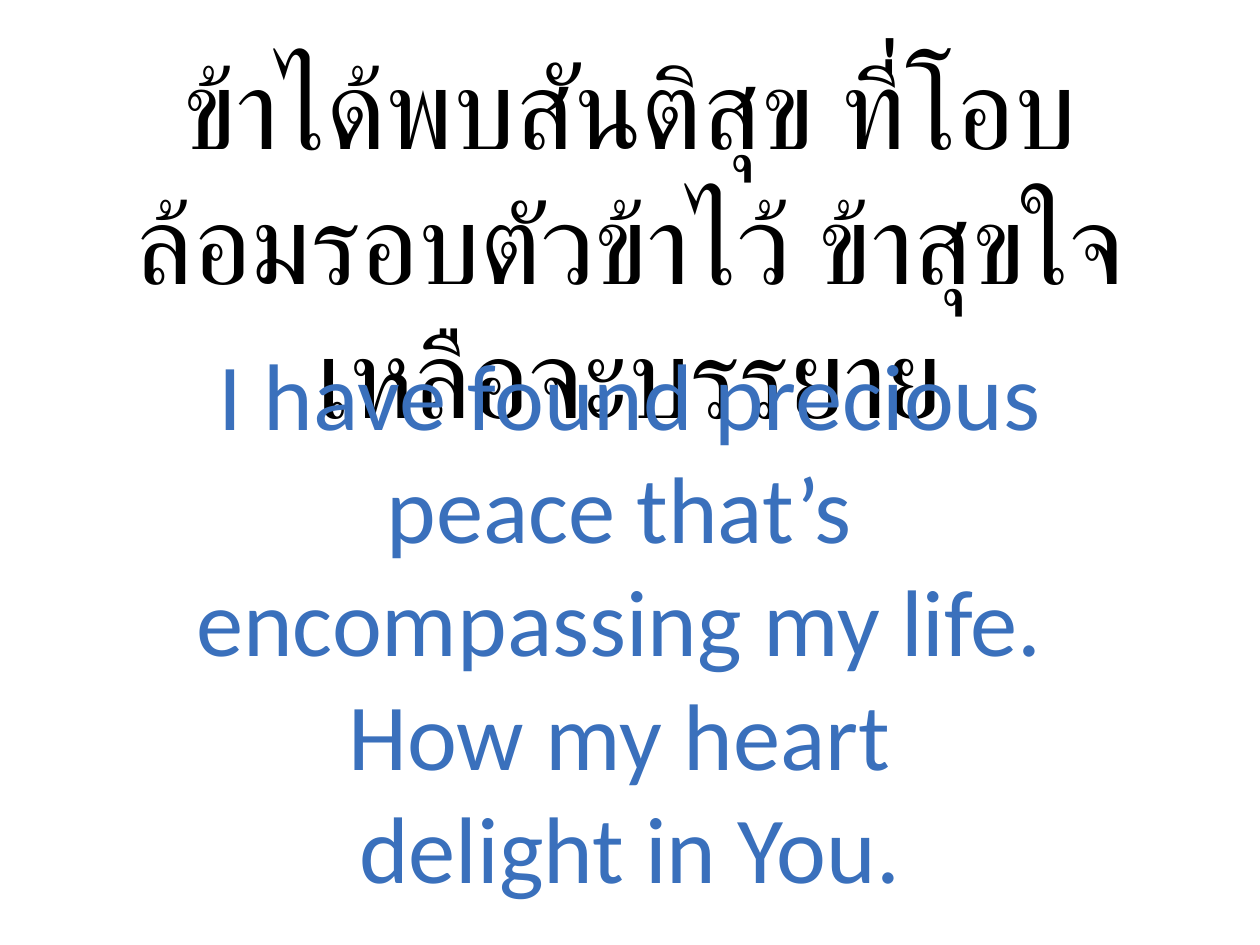
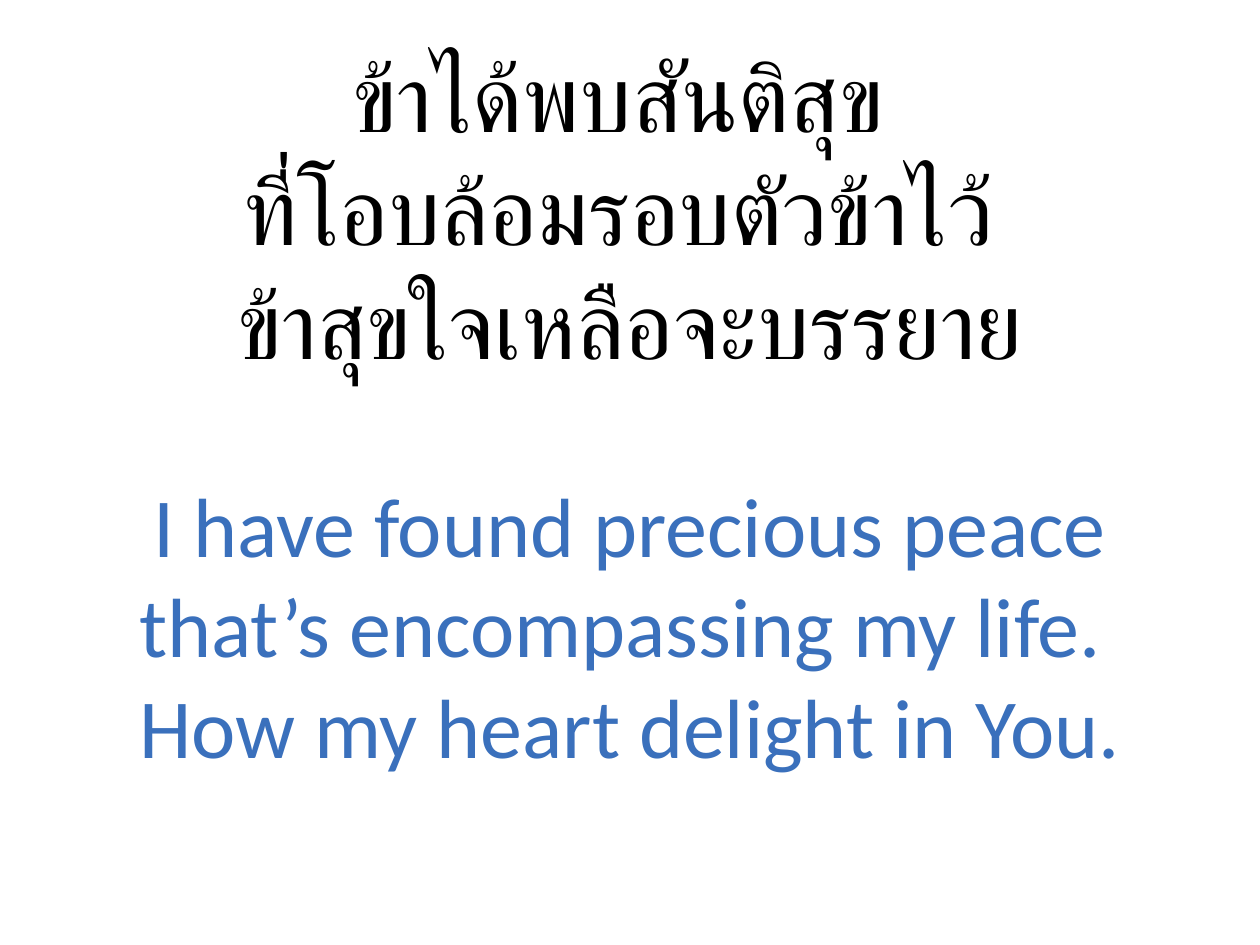
Before and after one commit to mightmay/songpptcreator, a slide deck: slide 3 of pre-made-ppt/ไม่ว่าอยู่แห่งหนไหน.pptx. Drawn at 1260x945 pixels with LibreOffice and Linux fonts; fonts in the diff are those of the drawing; background and template pictures are left out. Boxes give left, top, right and bottom in pixels: in the first picture for what was removed or moved away, otherwise in the second. Text is boxed around its words. In the diff, an @@ line names an element or a change of style, - is before the commit and + after.

```diff
--- a/pre-made-ppt/ไม่ว่าอยู่แห่งหนไหน.pptx
+++ b/pre-made-ppt/ไม่ว่าอยู่แห่งหนไหน.pptx
@@ text at box(237, 58, 1023, 385): text changed; size 64 to 54 pt @@
-ข้าได้พบสันติสุข ที่โอบล้อมรอบตัวข้าไว้ ข้าสุขใจเหลือจะบรรยาย
+ข้าได้พบสันติสุข
+ที่โอบล้อมรอบตัวข้าไว้
+ข้าสุขใจเหลือจะบรรยาย
@@ text at box(139, 498, 1120, 773): text changed; size 54 to 48 pt @@
-I have found precious peace that’s
-encompassing my life.
-How my heart
-delight in You.
+I have found precious peace that’s encompassing my life.
+How my heart delight in You.
```
Also in this commit, not shown: 7 other slides changed, 6 other files.
